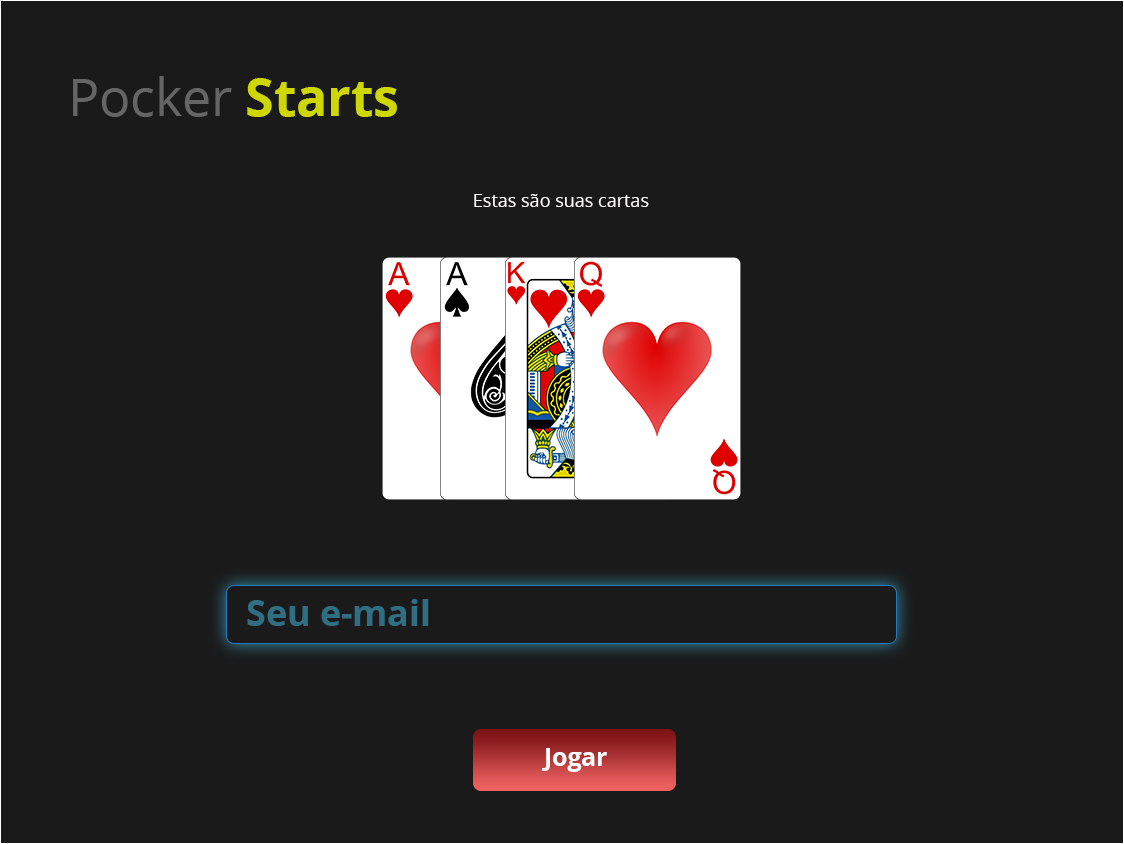
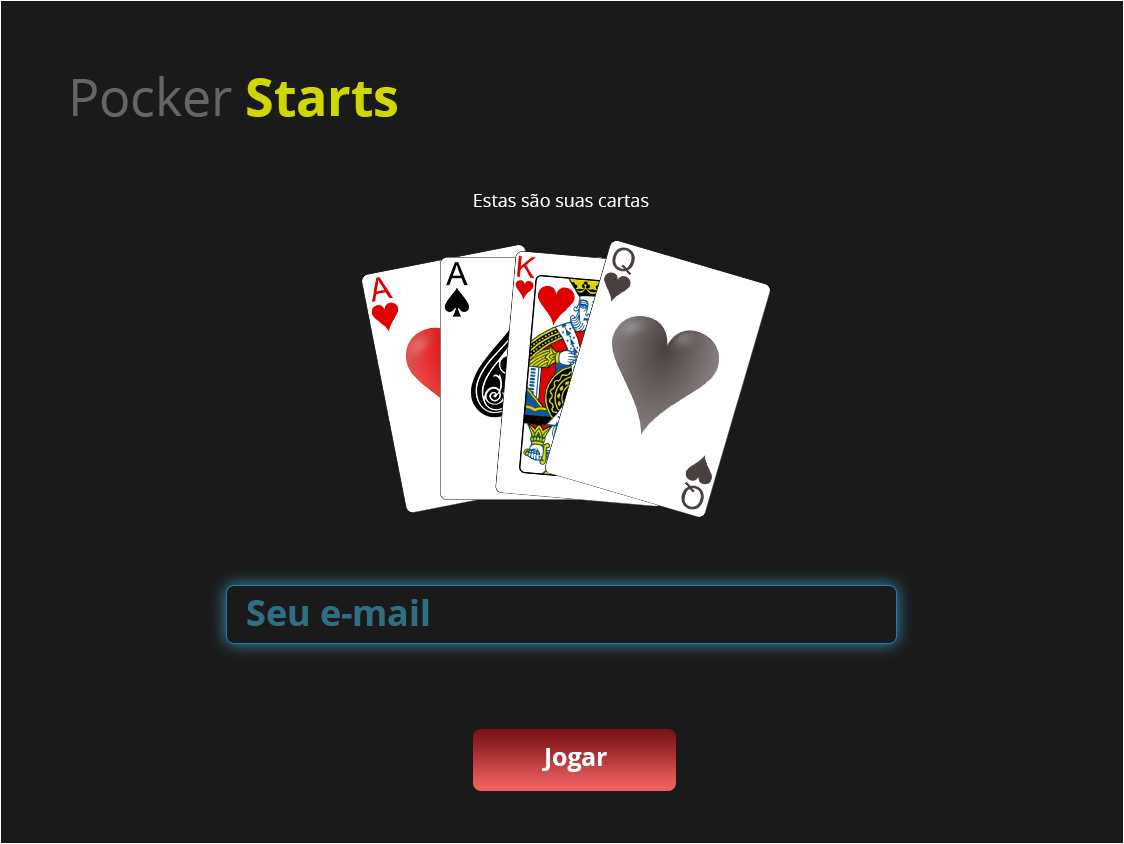
Layer changes from the first 1124x844 image to the second:
painted on "queen_of_hearts" over (x1=544, y1=240, x2=771, y2=518)
painted on "king_of_hearts2" over (x1=495, y1=250, x2=682, y2=507)
painted on "ace_of_hearts" over (x1=361, y1=244, x2=571, y2=513)
